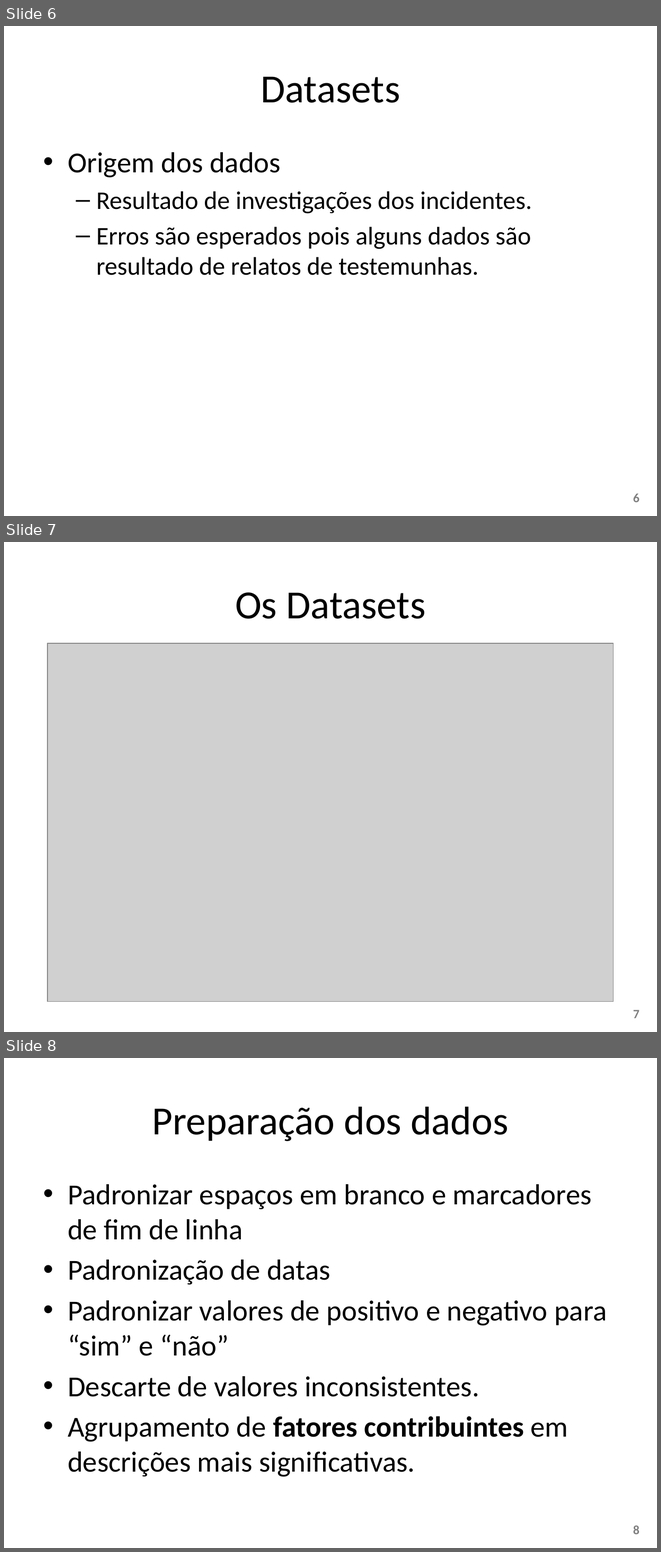
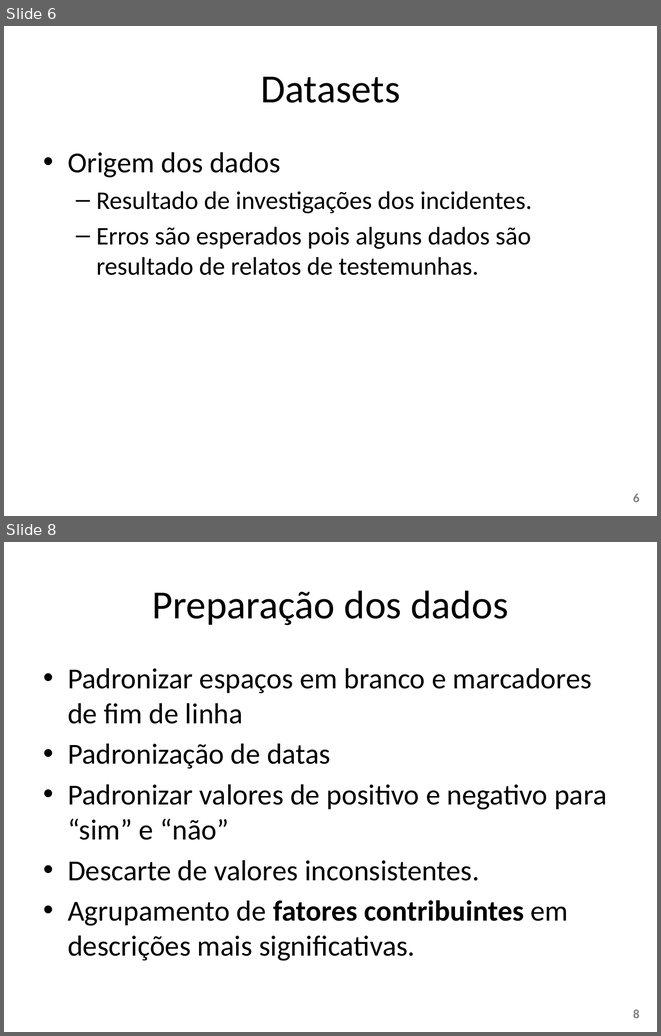
Before and after one commit to W3SS/ciencia-dados, a slide deck: apresentacao ciencia dados.pptx. Shown one above the other, each under a label of ours: slides 6, 7 and 8 before the commit, slides 6 and 8 after it; the slides between them are not shown. The pictures are 661x1552 and 661x1036 pixels, drawn with LibreOffice and Linux fonts; fonts in the diff are those of the drawing; grey boxes stand for pictures. Boxes give left, top, right and bottom in pixels: in the first picture for what was removed or moved away, otherwise in the second. Text is boxed around its words. In the diff, an @@ line names an element or a change of style, - is before the commit and + after.

```diff
--- a/apresentacao ciencia dados.pptx
+++ b/apresentacao ciencia dados.pptx
@@ slide 7 removed at bbox=[4, 542, 657, 1032], background #FFFFFF @@
@@ title removed at bbox=[235, 592, 425, 619] @@
-Os Datasets
@@ picture removed at bbox=[48, 643, 614, 1002] @@
@@ page number removed at bbox=[633, 1009, 639, 1018] @@
-7
```
Also in this commit, not shown: 6 slides changed, 3 slides added, 5 other files.
